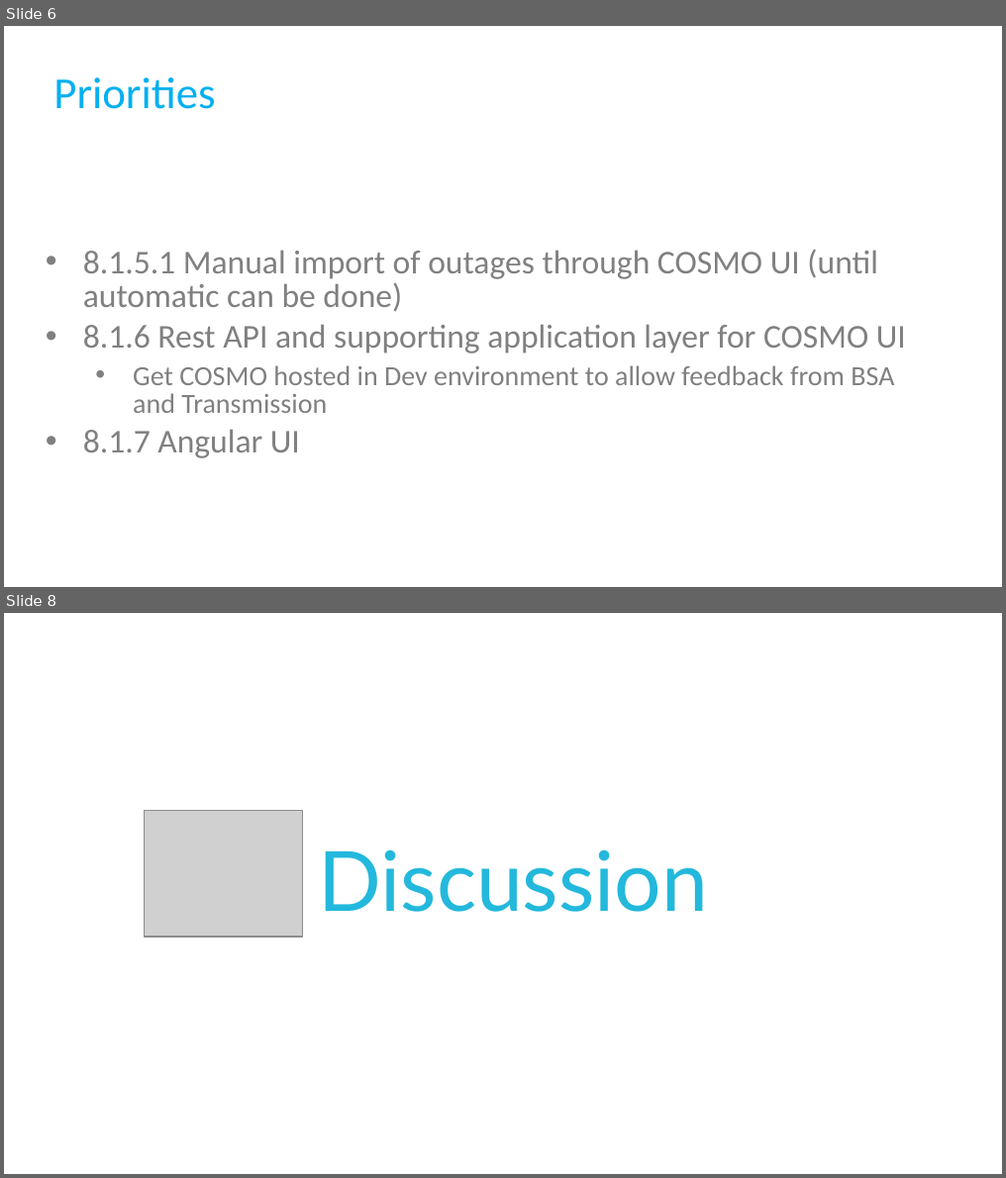
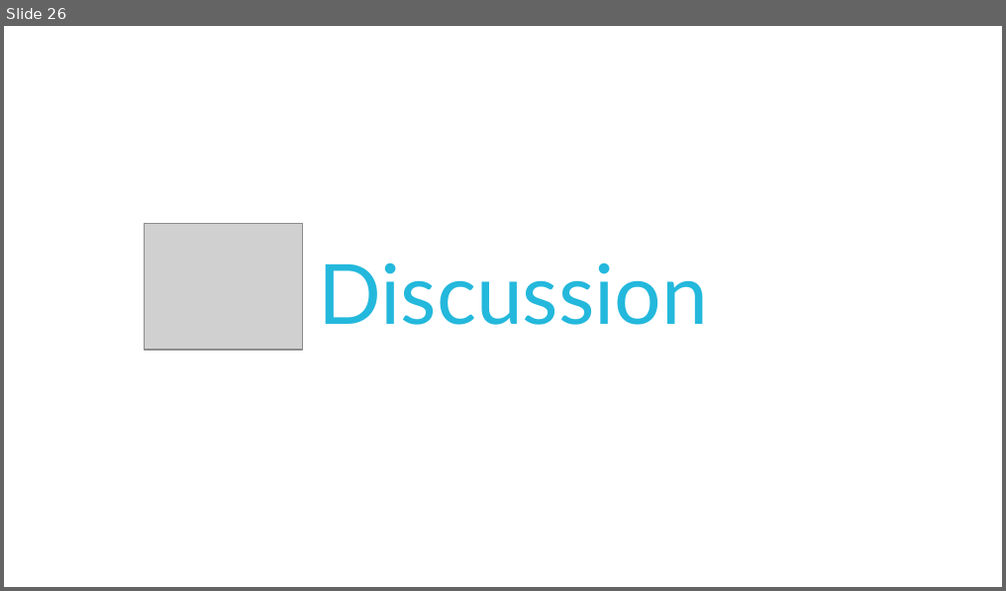
Before and after one commit to AndrewPHunter/ProgrammingPrinciplesAndPatterns, a slide deck: CSharpPractices.pptx. Shown one above the other, each under a label of ours: slides 6 and 8 before the commit, slide 26 after it; the slides between them are not shown. The pictures are 1006x1178 and 1006x591 pixels, drawn with LibreOffice and Linux fonts; fonts in the diff are those of the drawing; grey boxes stand for pictures; background and template pictures are left out. Boxes give left, top, right and bottom in pixels: in the first picture for what was removed or moved away, otherwise in the second. Text is boxed around its words. In the diff, an @@ line names an element or a change of style, - is before the commit and + after.

```diff
--- a/CSharpPractices.pptx
+++ b/CSharpPractices.pptx
@@ slide 6 removed at [4, 26, 1002, 587], background #FFFFFF @@
@@ title removed at [54, 77, 215, 109] @@
-Priorities
@@ text removed at [83, 250, 906, 459] @@
-• 8.1.5.1 Manual import of outages through COSMO UI (until automatic can be done)
-• 8.1.6 Rest API and supporting application layer for COSMO UI
-  • Get COSMO hosted in Dev environment to allow feedback from BSA and Transmission
-• 8.1.7 Angular UI
@@ what was slide 8 is now slide 26 @@
```
Also in this commit, not shown: 25 slides added, 6 other slides removed, 18 other files.
